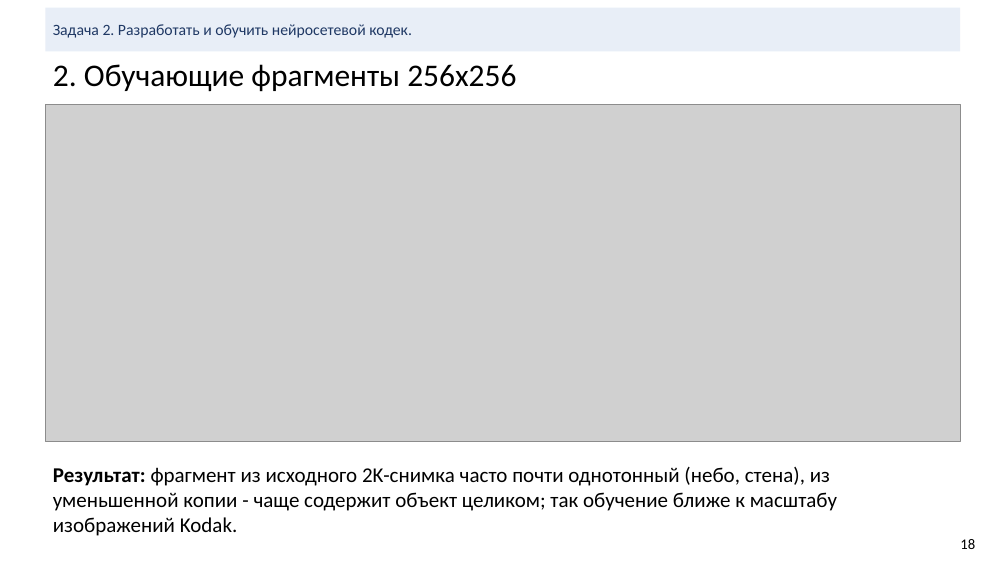
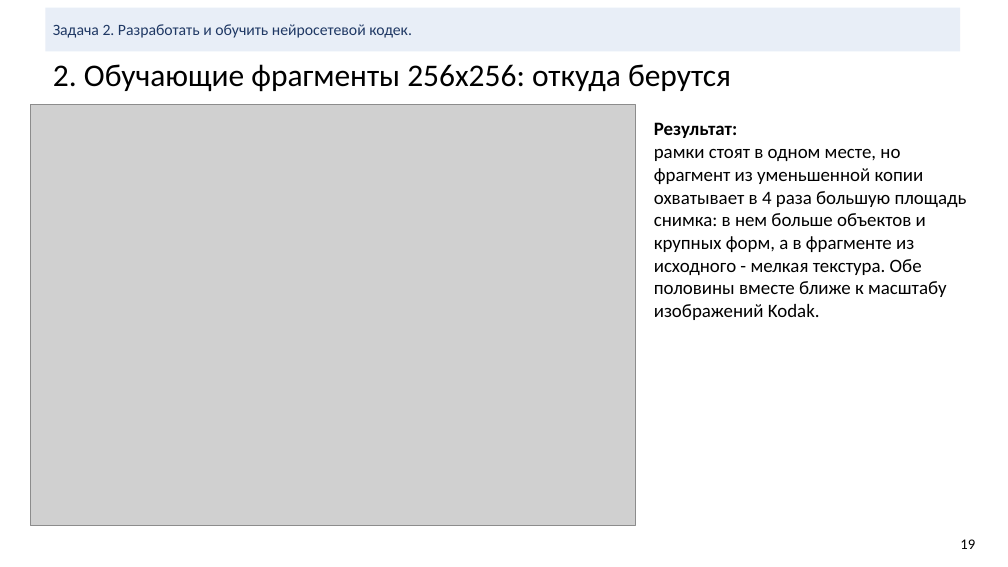
Before and after one commit to KDMCrypto/Deep-Image-Compression, a slide deck: slide 19 of documentation/cv-project-compression.pptx (slide 18 before the commit). Drawn at 1008x567 pixels with LibreOffice and Linux fonts; fonts in the diff are those of the drawing; grey boxes stand for pictures. Boxes give left, top, right and bottom in pixels: in the first picture for what was removed or moved away, otherwise in the second. Text is boxed around its words. In the diff, an @@ line names an element or a change of style, - is before the commit and + after.

```diff
--- a/documentation/cv-project-compression.pptx
+++ b/documentation/cv-project-compression.pptx
@@ title at box(53, 64, 731, 92): text changed @@
-2. Обучающие фрагменты 256x256
+2. Обучающие фрагменты 256x256: откуда берутся
@@ picture: place and size @@
-picture at box(45, 104, 960, 442)
+picture at box(30, 104, 635, 526)
@@ text at box(654, 122, 967, 320): text changed; size 20 to 18 pt @@
-Результат: фрагмент из исходного 2K-снимка часто почти однотонный (небо, стена), из уменьшенной копии - чаще содержит объект целиком; так обучение ближе к масштабу изображений Kodak.
+Результат:
+рамки стоят в одном месте, но фрагмент из уменьшенной копии охватывает в 4 раза большую площадь снимка: в нем больше объектов и крупных форм, а в фрагменте из исходного - мелкая текстура. Обе половины вместе ближе к масштабу изображений Kodak.
@@ text at box(960, 539, 975, 549): text changed @@
-18
+19
```
Also in this commit, not shown: 27 other slides changed, 10 slides added, 19 other files.
